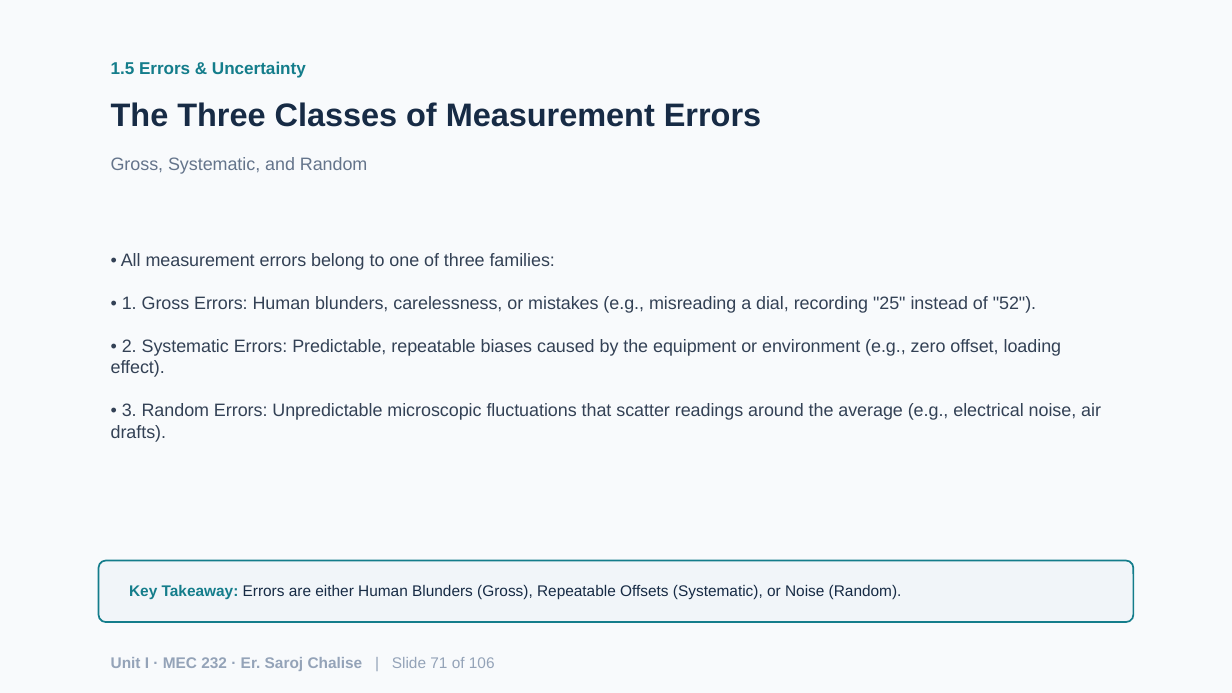
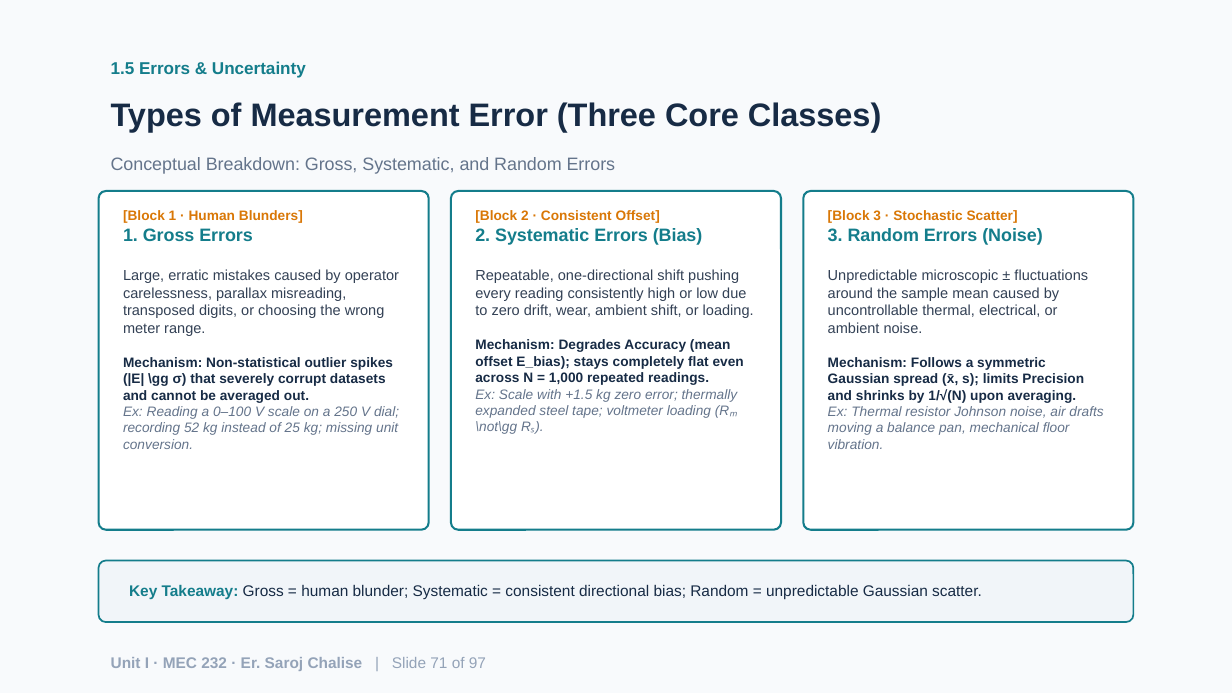
Before and after one commit to chalisesaroj/learnfromsaroj, a slide deck: slide 71 of Unit1_Fundamentals_of_Measurement_Systems.pptx. Drawn at 1232x693 pixels with LibreOffice and Linux fonts; fonts in the diff are those of the drawing. Boxes give left, top, right and bottom in pixels: in the first picture for what was removed or moved away, otherwise in the second. Text is boxed around its words. In the diff, an @@ line names an element or a change of style, - is before the commit and + after.

Commit message:
feat: extend presentation deck support to Unit II
- Expand PPTX export logic to support units I, II, and III
- Add comprehensive Unit II pedagogical architecture and asset list
- Update dynamic slide titling to use chapter unit identifiers

```diff
--- a/Unit1_Fundamentals_of_Measurement_Systems.pptx
+++ b/Unit1_Fundamentals_of_Measurement_Systems.pptx
@@ text at (x1=111, y1=102, x2=881, y2=132): text changed @@
-The Three Classes of Measurement Errors
+Types of Measurement Error (Three Core Classes)
@@ text at (x1=111, y1=157, x2=616, y2=174): text changed @@
-Gross, Systematic, and Random
+Conceptual Breakdown: Gross, Systematic, and Random Errors
@@ rounded rectangle added at (x1=99, y1=191, x2=429, y2=530), fill #FFFFFF, outline #147D8B 1.2 pt @@
@@ rounded rectangle added at (x1=451, y1=191, x2=781, y2=530), fill #FFFFFF, outline #147D8B 1.2 pt @@
@@ rounded rectangle added at (x1=803, y1=191, x2=1133, y2=530), fill #FFFFFF, outline #147D8B 1.2 pt @@
@@ text added at (x1=123, y1=210, x2=399, y2=449), 8 pt, text #334155 @@
+[Block 1 · Human Blunders]
+1. Gross Errors
+Large, erratic mistakes caused by operator carelessness, parallax misreading, transposed digits, or choosing the wrong meter range.
+Mechanism: Non-statistical outlier spikes (|E| \gg σ) that severely corrupt datasets and cannot be averaged out.
+Ex: Reading a 0–100 V scale on a 250 V dial; recording 52 kg instead of 25 kg; missing unit conversion.
@@ text added at (x1=475, y1=210, x2=754, y2=434), 8 pt, text #334155 @@
+[Block 2 · Consistent Offset]
+2. Systematic Errors (Bias)
+Repeatable, one-directional shift pushing every reading consistently high or low due to zero drift, wear, ambient shift, or loading.
+Mechanism: Degrades Accuracy (mean offset E_bias); stays completely flat even across N = 1,000 repeated readings.
+Ex: Scale with +1.5 kg zero error; thermally expanded steel tape; voltmeter loading (Rₘ \not\gg Rₛ).
@@ text added at (x1=828, y1=210, x2=1103, y2=449), 8 pt, text #334155 @@
+[Block 3 · Stochastic Scatter]
+3. Random Errors (Noise)
+Unpredictable microscopic ± fluctuations around the sample mean caused by uncontrollable thermal, electrical, or ambient noise.
+Mechanism: Follows a symmetric Gaussian spread (x̄, s); limits Precision and shrinks by 1/√(N) upon averaging.
+Ex: Thermal resistor Johnson noise, air drafts moving a balance pan, mechanical floor vibration.
@@ text removed at (x1=111, y1=253, x2=1101, y2=442) @@
-• All measurement errors belong to one of three families:
-• 1. Gross Errors: Human blunders, carelessness, or mistakes (e.g., misreading a dial, recording "25" instead of "52").
-• 2. Systematic Errors: Predictable, repeatable biases caused by the equipment or environment (e.g., zero offset, loading effect).
-• 3. Random Errors: Unpredictable microscopic fluctuations that scatter readings around the average (e.g., electrical noise, air drafts).
@@ text at (x1=129, y1=584, x2=982, y2=599): text changed @@
-Key Takeaway: Errors are either Human Blunders (Gross), Repeatable Offsets (Systematic), or Noise (Random).
+Key Takeaway: Gross = human blunder; Systematic = consistent directional bias; Random = unpredictable Gaussian scatter.
@@ text at (x1=111, y1=657, x2=486, y2=671): text changed @@
-Unit I · MEC 232 · Er. Saroj Chalise | Slide 71 of 106
+Unit I · MEC 232 · Er. Saroj Chalise | Slide 71 of 97
```
Also in this commit, not shown: 86 other slides changed, 9 slides added, 18 slides removed, 21 other files.
